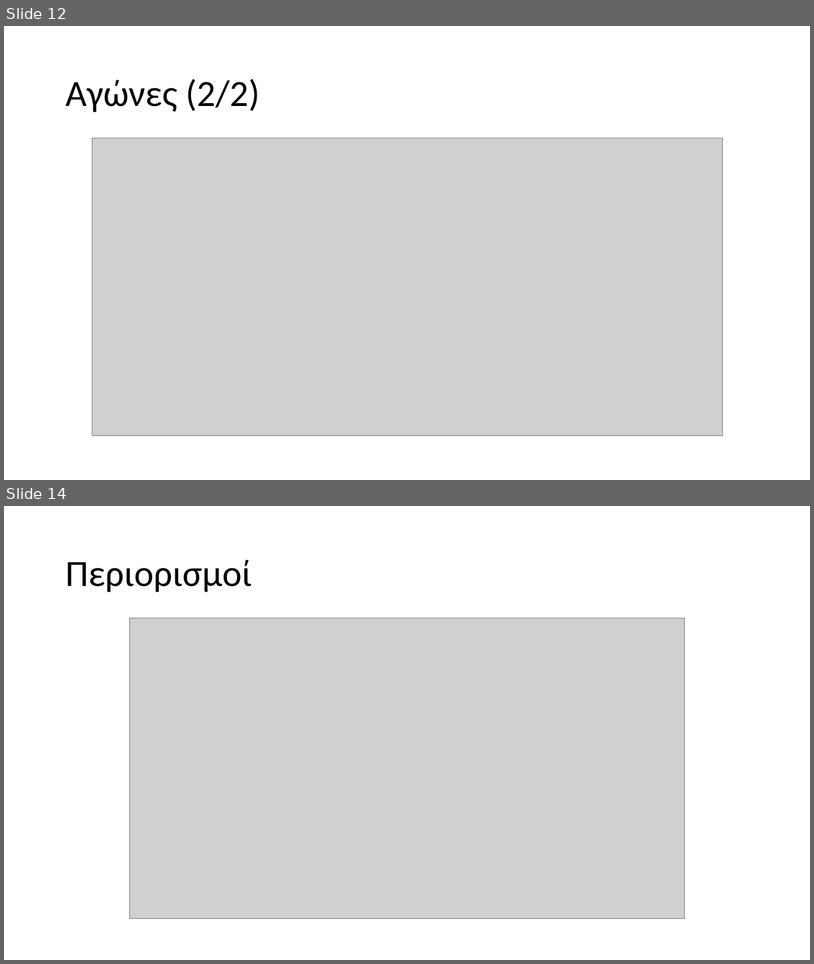
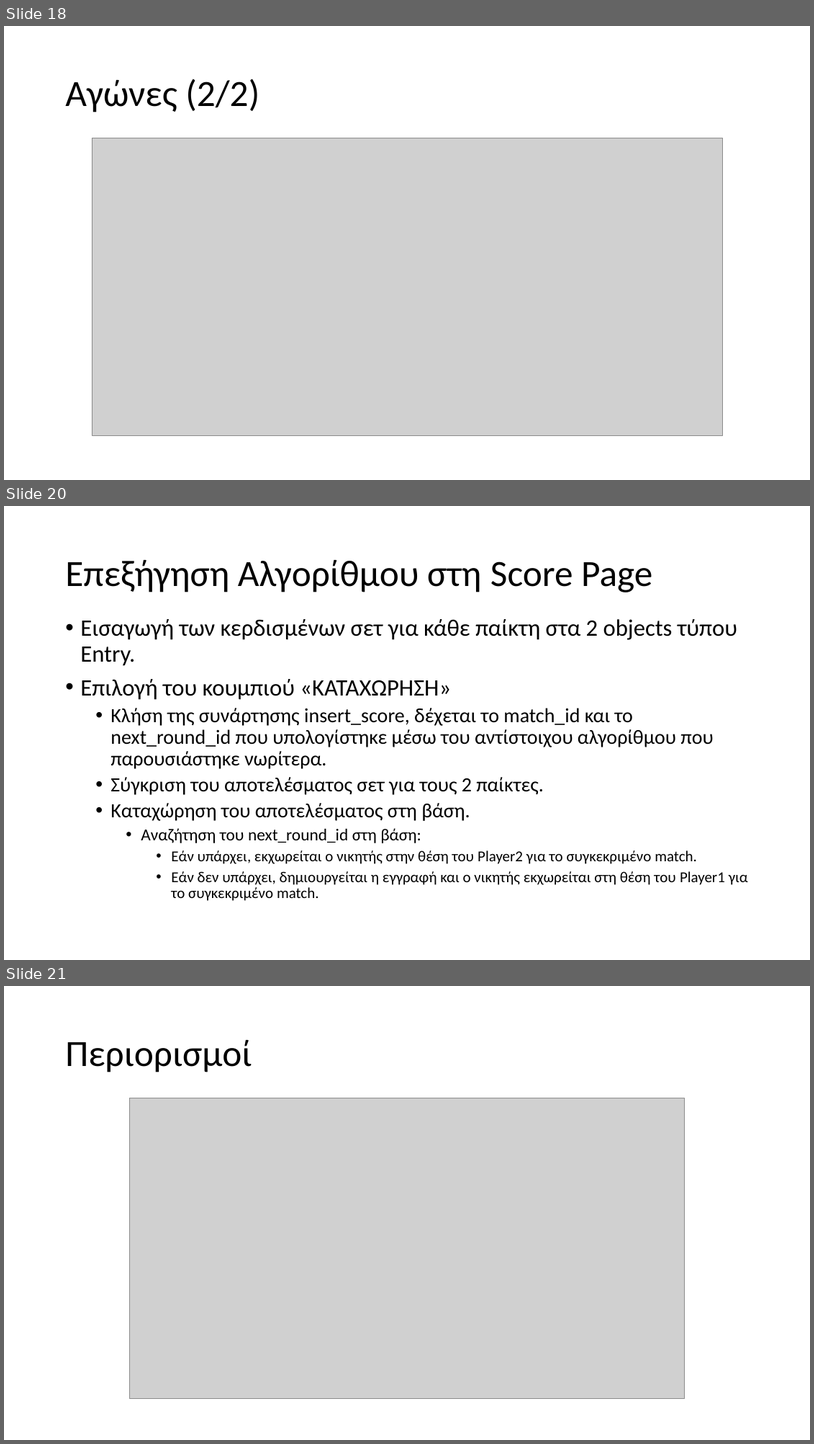
Before and after one commit to Grinabl/plhpro-group3-21-22, a slide deck: ΠΛΗΠΡΟ-ΟΜΑΔΑ03-Australian Open.pptx. Shown one above the other, each under a label of ours: slides 12 and 14 before the commit, slides 18, 20 and 21 after it; the slides between them are not shown. The pictures are 814x964 and 814x1444 pixels, drawn with LibreOffice and Linux fonts; fonts in the diff are those of the drawing; grey boxes stand for pictures. Boxes give left, top, right and bottom in pixels: in the first picture for what was removed or moved away, otherwise in the second. Text is boxed around its words. In the diff, an @@ line names an element or a change of style, - is before the commit and + after.

```diff
--- a/ΠΛΗΠΡΟ-ΟΜΑΔΑ03-Australian Open.pptx
+++ b/ΠΛΗΠΡΟ-ΟΜΑΔΑ03-Australian Open.pptx
@@ slide 20 added at <box>4,506,810,960</box>, background #FFFFFF @@
@@ title added at <box>65,560,653,592</box>, 44 pt, text #000000 @@
+Επεξήγηση Αλγορίθμου στη Score Page
@@ text added at <box>80,619,748,901</box>, 24 pt, text #000000 @@
+• Εισαγωγή των κερδισμένων σετ για κάθε παίκτη στα 2 objects τύπου Entry.
+• Επιλογή του κουμπιού «ΚΑΤΑΧΩΡΗΣΗ»
+  • Κλήση της συνάρτησης insert_score, δέχεται το match_id και το next_round_id που υπολογίστηκε μέσω του αντίστοιχου αλγορίθμου που παρουσιάστηκε νωρίτερα.
+  • Σύγκριση του αποτελέσματος σετ για τους 2 παίκτες.
+  • Καταχώρηση του αποτελέσματος στη βάση.
+    • Αναζήτηση του next_round_id στη βάση:
+      • Εάν υπάρχει, εκχωρείται ο νικητής στην θέση του Player2 για το συγκεκριμένο match.
+      • Εάν δεν υπάρχει, δημιουργείται η εγγραφή και ο νικητής εκχωρείται στη θέση του Player1 για το συγκεκριμένο match.
@@ what was slide 12 is now slide 18 @@
@@ what was slide 14 is now slide 21 @@
```
Also in this commit, not shown: 2 slides changed, 8 other slides added, 1 slide removed.
